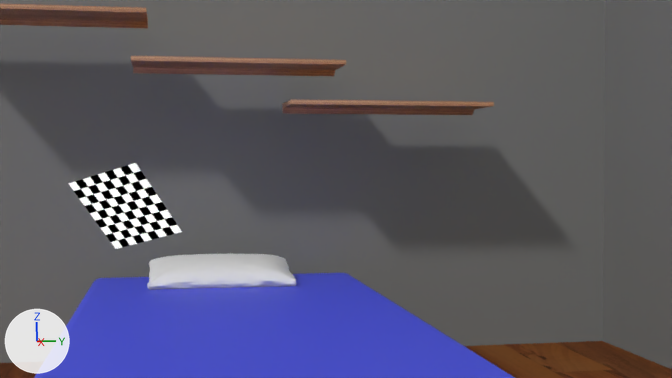
One commit to the Blender file TestEnvironment/scenes/EnvironmentCheckerboard.blend: the scene before it, then after it.
One viewpoint serves both versions: the file's camera 'Camera_Up3'. The lights are fixed; the arrows at lower left show +X, +Y and +Z.
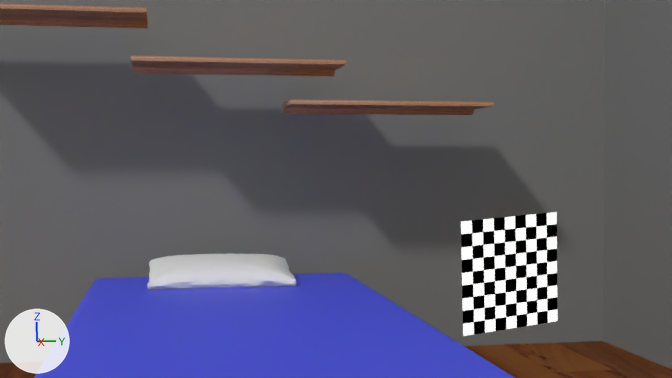
What differs and where, as boxes [x1, y1, x2, y2] in the pictures (672 x 378 px):
'Checkerboard', moved, turned
    before: [68, 163, 182, 249]
    after: [461, 212, 558, 336]

The change, as a list of edits to the scene's bpy script:
```text
Change ob_checkerboard:
    ob_checkerboard.location: (5.003, -7.018, 10.419) -> (8.144, -3.573, 9.964)
    ob_checkerboard.rotation_euler: (2.742, 0.913, 2.173) -> (-17.22, 6.222, -17.04)  # degrees (157, 52, 125) -> degrees (93, 356, 104)
```
